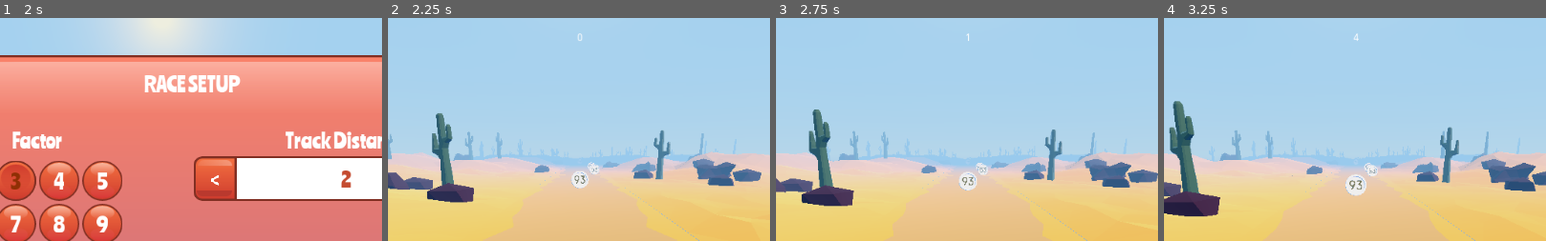
Above: before the commit, frames 1-4 (left to right).
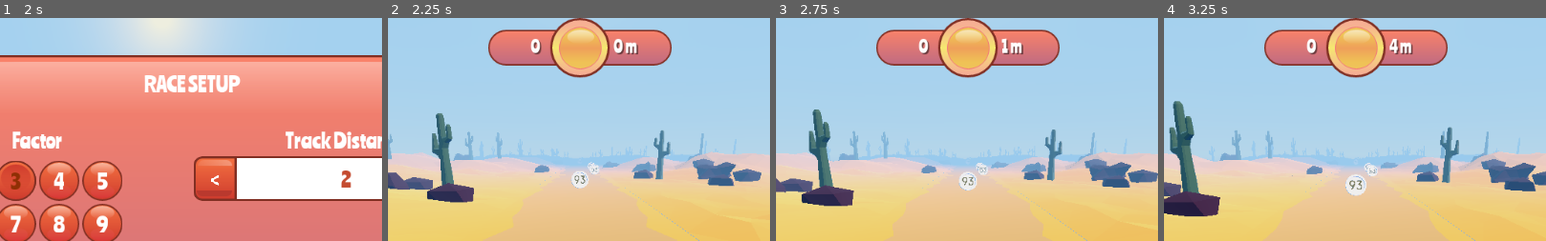
Above: after the commit, the same moments.

Repository: rans0000/math-runner
Game: Godot game, scene res://ui/MainMenu/HomeScreen.tscn
Two runs of this game, one before a commit and one after it. Both use one fixed random seed, a clock stepped at 60 frames per second and the inputs below.
Inputs:
- Up to frame 1 (2 s): click "1 PLAYER" at 0.5 s; click "1 PLAYER" at 1.25 s
- Up to frame 2 (2.25 s): click "PLAY" at 2 s
- Up to frame 3 (2.75 s): no input
- Up to frame 4 (3.25 s): no input
The pictures show only the part of the screen within x 25-75%, y 0-50%; the shares and areas given below are measured in that part.

Frame 1 is identical in both runs. In frame 2, 8.5% of the frame differs, in the area x 26-75%, y 0-27%; in frame 3, 8.5%; in frame 4, 8.5%.

Commit message:
add score status UI and update distance stats

Diff:
--- a/Player/Player.tscn
+++ b/Player/Player.tscn
@@ -78,7 +78,7 @@
 nodes/anim_victory_oneshot/node = SubResource( 12 )
 nodes/anim_victory_oneshot/position = Vector2( 680, 120 )
 nodes/output/position = Vector2( 980, 120 )
-node_connections = [ "output", 0, "anim_victory_oneshot", "anim_head_hit_oneshot", 0, "anim_strafe_oneshot", "anim_head_hit_oneshot", 1, "anim_coin_hit", "anim_victory_oneshot", 0, "anim_head_hit_oneshot", "anim_victory_oneshot", 1, "anim_victory", "anim_strafe_oneshot", 0, "anim_stance", "anim_strafe_oneshot", 1, "anim_strafe" ]
+node_connections = [ "output", 0, "anim_victory_oneshot", "anim_victory_oneshot", 0, "anim_head_hit_oneshot", "anim_victory_oneshot", 1, "anim_victory", "anim_head_hit_oneshot", 0, "anim_strafe_oneshot", "anim_head_hit_oneshot", 1, "anim_coin_hit", "anim_strafe_oneshot", 0, "anim_stance", "anim_strafe_oneshot", 1, "anim_strafe" ]
 
 [sub_resource type="CapsuleShape" id=14]
 radius = 0.3
--- a/ui/ScoreCard/ScoreCard.gd
+++ b/ui/ScoreCard/ScoreCard.gd
@@ -1,7 +1,13 @@
 extends Control
+const ONE_KM = 1000
+onready var distance_label = $ScoreBox/HBoxContainer/DistanceLabel
 
-onready var distance_display = $VBoxContainer/DistanceDisplay
 
 func set_distance(distance):
-	distance_display.text = String(int(distance))
+	var dist_text
+	if distance < ONE_KM:
+		dist_text = "%d m" % [distance]
+	else:
+		dist_text = "%.2f Km" % [distance/ONE_KM]
+	distance_label.text = dist_text
 	pass
--- a/ui/ScoreCard/ScoreCard.tscn
+++ b/ui/ScoreCard/ScoreCard.tscn
@@ -1,28 +1,77 @@
-[gd_scene load_steps=2 format=2]
+[gd_scene load_steps=7 format=2]
 
 [ext_resource path="res://ui/ScoreCard/ScoreCard.gd" type="Script" id=1]
+[ext_resource path="res://ui/Themes/MainTheme/main_theme.tres" type="Theme" id=2]
+[ext_resource path="res://ui/Themes/MainTheme/Textures/status_container.png" type="Texture" id=3]
+[ext_resource path="res://ui/Themes/MainTheme/secondary_theme.tres" type="Theme" id=4]
+[ext_resource path="res://fonts/Ranchers-Regular.ttf" type="DynamicFontData" id=5]
+
+[sub_resource type="DynamicFont" id=1]
+size = 22
+font_data = ExtResource( 5 )
 
 [node name="ScoreCard" type="Control"]
 anchor_right = 1.0
 anchor_bottom = 1.0
+theme = ExtResource( 2 )
 script = ExtResource( 1 )
 __meta__ = {
 "_edit_use_anchors_": false
 }
 
-[node name="VBoxContainer" type="VBoxContainer" parent="."]
+[node name="ScoreBox" type="TextureRect" parent="."]
 anchor_left = 0.5
 anchor_right = 0.5
-margin_left = -20.0
-margin_top = 20.0
-margin_right = 20.0
-margin_bottom = 40.0
+margin_left = -123.0
+margin_right = 123.0
+margin_bottom = 80.0
+texture = ExtResource( 3 )
 __meta__ = {
 "_edit_use_anchors_": false
 }
 
-[node name="DistanceDisplay" type="Label" parent="VBoxContainer"]
-margin_right = 40.0
-margin_bottom = 14.0
+[node name="HBoxContainer" type="HBoxContainer" parent="ScoreBox"]
+anchor_left = 0.5
+anchor_right = 0.5
+margin_left = -123.0
+margin_right = 115.0
+margin_bottom = 77.0
+size_flags_horizontal = 4
+size_flags_vertical = 4
+custom_constants/separation = 24
+alignment = 1
+__meta__ = {
+"_edit_use_anchors_": false
+}
+
+[node name="ScoreLabel" type="Label" parent="ScoreBox/HBoxContainer"]
+margin_top = 24.0
+margin_right = 70.0
+margin_bottom = 52.0
+rect_min_size = Vector2( 70, 0 )
+theme = ExtResource( 4 )
+custom_fonts/font = SubResource( 1 )
 text = "0"
-align = 1
+align = 2
+__meta__ = {
+"_edit_use_anchors_": false
+}
+
+[node name="BoostRect" type="TextureRect" parent="ScoreBox/HBoxContainer"]
+margin_left = 94.0
+margin_right = 144.0
+margin_bottom = 77.0
+rect_min_size = Vector2( 50, 50 )
+
+[node name="DistanceLabel" type="Label" parent="ScoreBox/HBoxContainer"]
+margin_left = 168.0
+margin_top = 24.0
+margin_right = 238.0
+margin_bottom = 52.0
+rect_min_size = Vector2( 70, 0 )
+theme = ExtResource( 4 )
+custom_fonts/font = SubResource( 1 )
+text = "0"
+__meta__ = {
+"_edit_use_anchors_": false
+}
Binary file added: ui/Themes/MainTheme/Textures/stats_boost_container.png
Not shown, added: ui/Themes/MainTheme/Textures/stats_boost_container.png.import
Binary file added: ui/Themes/MainTheme/Textures/status_container.png
Not shown, added: ui/Themes/MainTheme/Textures/status_container.png.import
Binary file added: ui/Themes/MainTheme/Textures/status_distance_container.png
Not shown, added: ui/Themes/MainTheme/Textures/status_distance_container.png.import
Binary file added: ui/Themes/MainTheme/Textures/status_ghost_icon.png
Not shown, added: ui/Themes/MainTheme/Textures/status_ghost_icon.png.import
Binary file added: ui/Themes/MainTheme/Textures/status_score_container.png
Not shown, added: ui/Themes/MainTheme/Textures/status_score_container.png.import
Binary file added: ui/Themes/MainTheme/Textures/status_sprint_icon.png
Not shown, added: ui/Themes/MainTheme/Textures/status_sprint_icon.png.import
